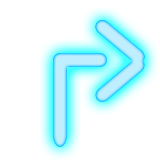
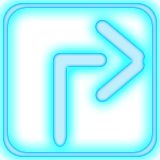
Layered file, before and after one edit (160×160). Changes by layer:
added layer "glow border" above "Layer 3" over [3, 3, 157, 157]
